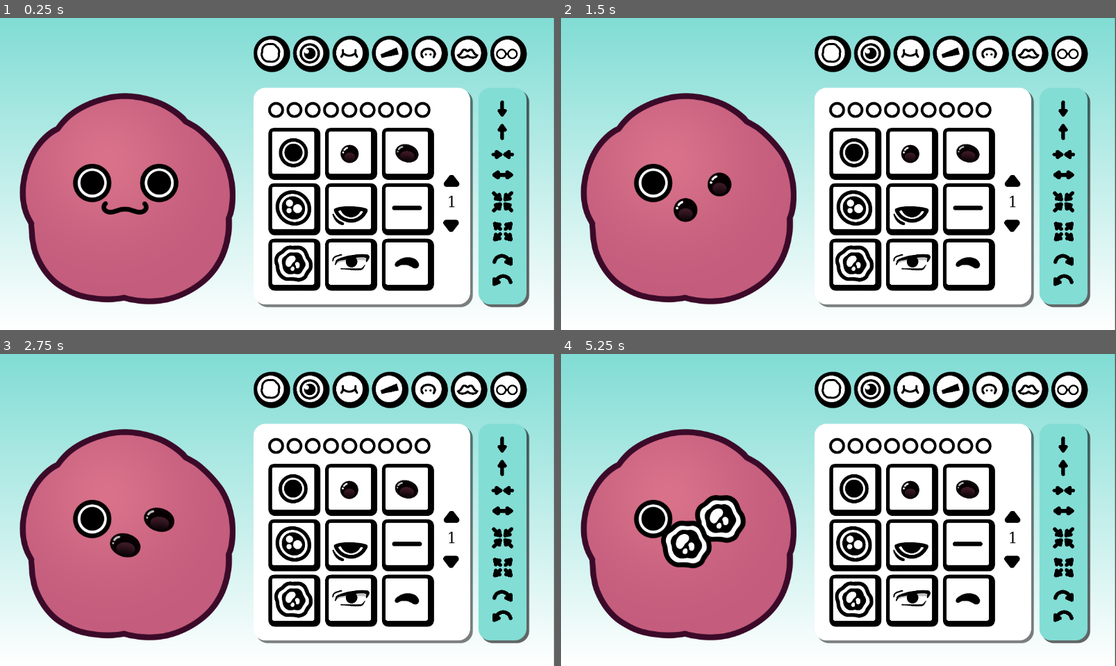
Above: before the commit, frames 1-4 (two rows, left to right).
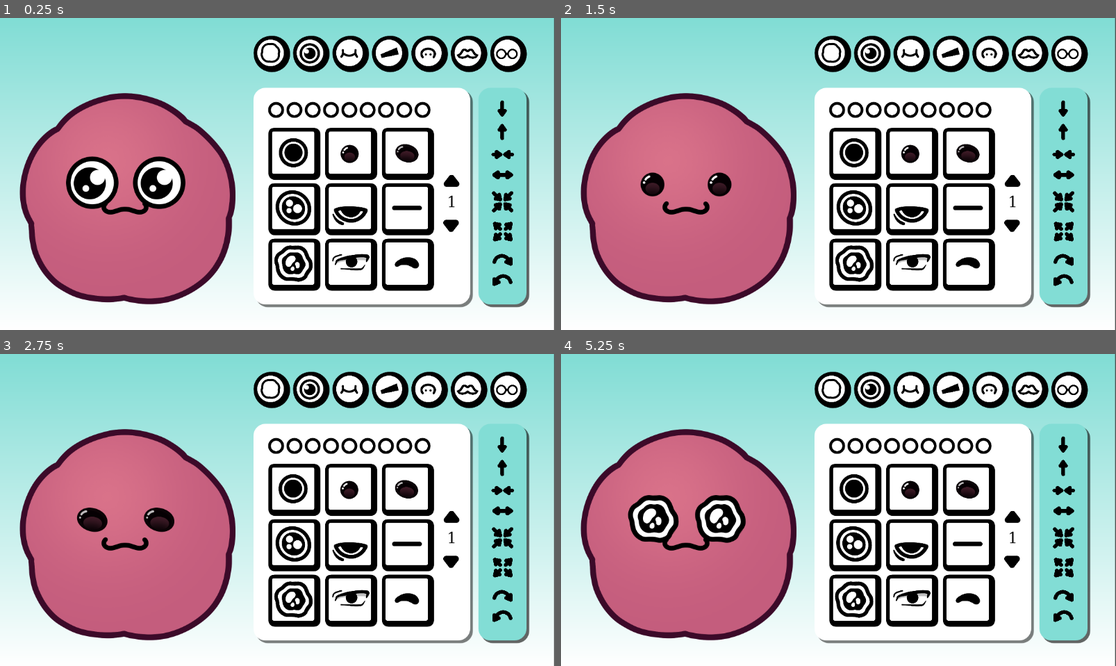
Above: after the commit, the same moments.

Repository: MoaOrLess/FloofMaker
Game: Godot game, scene res://SCENES/learning_2.tscn
Same seed, same stepped clock (60 frames per second), same inputs: the game is played once before the commit and once after it. This scene is started directly instead of the project's main scene.
Inputs (mouse positions are in pixels of both pictures, inside the frame that each line leads up to):
- Up to frame 1 (0.25 s): no input
- Up to frame 2 (1.5 s): click (855, 155) at 0.5 s; click (910, 155) at 1.27 s
- Up to frame 3 (2.75 s): click (405, 491) at 2.02 s
- Up to frame 4 (5.25 s): click (855, 544) at 2.77 s; click (910, 544) at 3.52 s; click (966, 544) at 4.27 s; click (855, 600) at 5.02 s

The runs differ from the first frame. In frame 1, 2.1% of the frame differs, in the area x 11-34%, y 44-62%; in frame 2, 0.9%; in frame 3, 1.0%; in frame 4, 1.9%.

Commit message:
Eyes and mouth can be picked seperate, begining of item move and scale

Diff:
--- a/SCENES/eye_prefab.gd
+++ b/SCENES/eye_prefab.gd
@@ -2,14 +2,18 @@
 
 @onready var eye_sprite: Sprite2D = $EyeSprite
 const EYE_STARE = preload("res://ART/Eye Stare.png")
+const EYE_CROSSED = preload("res://ART/Eye Crossed.png")
 var eye_mirror
 var texture
 # Called when the node enters the scene tree for the first time.
 func _ready() -> void:
+	eye_sprite.texture = EYE_CROSSED
 	eye_mirror = Sprite2D.new()
 	add_child(eye_mirror)
-	eye_mirror.texture = EYE_STARE
+	eye_mirror.texture = EYE_CROSSED
+	eye_mirror.flip_h
 	eye_mirror.position = Vector2(-139,0)
+
 
 
 # Called every frame. 'delta' is the elapsed time since the previous frame.
--- a/SCENES/learning_2.gd
+++ b/SCENES/learning_2.gd
@@ -73,6 +73,9 @@
 var category_index
 
 var eye_sprite
+var current_category = 1
+var cat_eyes
+var cat_mouth
 var current_sprite_eye: Sprite2D = null
 var current_sprite_mouth: Sprite2D = null
 
@@ -82,9 +85,11 @@
 	create_Icon_option_buttons()
 
 
+
 # Called every frame. 'delta' is the elapsed time since the previous frame.
 func _process(delta: float) -> void:
 	number_page()
+	print(current_category)
 
 func number_page():
 	page_number.text = str(page + 1)
@@ -150,10 +155,11 @@
 
 
 func _on_page_down_pressed() -> void:
-	if (page + 1) * 9 < EyeOption.size():
-		page += 1
-		clear_option_buttons()
-		create_eye_option_buttons()
+	if current_category == 1:
+		if (page + 1) * 9 < EyeOption.size():
+			page += 1
+			clear_option_buttons()
+			create_eye_option_buttons()
 
 
 func category_button_pressed(category_index):
@@ -161,9 +167,13 @@
 	if category_index == 0:
 		pass
 	if  category_index == 1:
+		page = 0
+		current_category = 1
 		clear_option_buttons()
 		create_eye_option_buttons()
 	if  category_index == 2:
+		page = 0
+		current_category = 2
 		clear_option_buttons()
 		create_mouth_option_buttons()
 	#if  CategoryOption[2]:
@@ -178,11 +188,51 @@
 
 
 func change_texture_eye(texture):
+	var MirrorSprite = eye_prefab.get_node("EyeSprite")
 	if current_sprite_eye != null:
 		eye_prefab.eye_sprite.texture = texture
-	eye_prefab.eye_sprite.texture = texture
+	if current_category == 1:
+		#eye_prefab.eye_sprite.texture = texture
+		MirrorSprite.texture = texture
+		eye_prefab.eye_mirror.texture = texture
+
+
 
 func change_texture_mouth(texture):
 	if current_sprite_mouth != null:
 		mouth_prefab.mouth_sprite.texture = texture
-	mouth_prefab.mouth_sprite.texture = texture
+	if current_category == 2:
+		mouth_prefab.mouth_sprite.texture = texture
+
+
+
+func Item_Up_Button_Pressed() -> void:
+	var item_move = 10
+	if current_category == 1:
+		eye_prefab.eye_mirror.position.y -= item_move
+	if current_category == 2:
+		mouth_prefab.position.y -= item_move
+
+
+func _on_item_down_pressed() -> void:
+	var item_move = 10
+	if current_category == 1:
+		eye_prefab.eye_mirror.position.y += item_move
+	if current_category == 2:
+		mouth_prefab.position.y += item_move
+
+
+func _on_item_shrink_pressed() -> void:
+	var item_scale = 0.05
+	if current_category == 1:
+		eye_prefab.eye_mirror.scale += Vector2(item_scale,item_scale)
+	if current_category == 2:
+		mouth_prefab.scale += Vector2(item_scale,item_scale)
+
+
+func _on_item_zoom_pressed() -> void:
+	var item_scale = 0.05
+	if current_category == 1:
+		eye_prefab.eye_mirror.scale -= Vector2(item_scale,item_scale)
+	if current_category == 2:
+		mouth_prefab.scale -= Vector2(item_scale,item_scale)
--- a/SCENES/learning_2.tscn
+++ b/SCENES/learning_2.tscn
@@ -289,7 +289,7 @@
 offset_bottom = 595.0
 theme_override_styles/panel = SubResource("StyleBoxFlat_6mxl8")
 
-[node name="TextureButton" type="TextureButton" parent="UI/SidePanel"]
+[node name="Item Up" type="TextureButton" parent="UI/SidePanel"]
 layout_mode = 0
 offset_left = 20.0
 offset_top = 62.0
@@ -298,7 +298,7 @@
 scale = Vector2(0.2, 0.2)
 texture_normal = ExtResource("2_l6esw")
 
-[node name="TextureButton8" type="TextureButton" parent="UI/SidePanel"]
+[node name="Item Down" type="TextureButton" parent="UI/SidePanel"]
 layout_mode = 0
 offset_left = 20.0
 offset_top = 13.0
@@ -308,7 +308,7 @@
 texture_normal = ExtResource("2_l6esw")
 flip_v = true
 
-[node name="TextureButton2" type="TextureButton" parent="UI/SidePanel"]
+[node name="Item Closer" type="TextureButton" parent="UI/SidePanel"]
 layout_mode = 0
 offset_left = 20.0
 offset_top = 109.0
@@ -317,7 +317,7 @@
 scale = Vector2(0.2, 0.2)
 texture_normal = ExtResource("3_aqovp")
 
-[node name="TextureButton3" type="TextureButton" parent="UI/SidePanel"]
+[node name="Item Further" type="TextureButton" parent="UI/SidePanel"]
 layout_mode = 0
 offset_left = 20.0
 offset_top = 151.0
@@ -326,7 +326,7 @@
 scale = Vector2(0.2, 0.2)
 texture_normal = ExtResource("4_kx4j1")
 
-[node name="TextureButton4" type="TextureButton" parent="UI/SidePanel"]
+[node name="Item Shrink" type="TextureButton" parent="UI/SidePanel"]
 layout_mode = 0
 offset_left = 20.0
 offset_top = 206.0
@@ -335,7 +335,7 @@
 scale = Vector2(0.2, 0.2)
 texture_normal = ExtResource("5_tr8ew")
 
-[node name="TextureButton5" type="TextureButton" parent="UI/SidePanel"]
+[node name="Item Zoom" type="TextureButton" parent="UI/SidePanel"]
 layout_mode = 0
 offset_left = 20.0
 offset_top = 268.0
@@ -344,7 +344,7 @@
 scale = Vector2(0.2, 0.2)
 texture_normal = ExtResource("6_66r7e")
 
-[node name="TextureButton6" type="TextureButton" parent="UI/SidePanel"]
+[node name="Item Rot Right" type="TextureButton" parent="UI/SidePanel"]
 layout_mode = 0
 offset_left = 20.0
 offset_top = 329.0
@@ -353,7 +353,7 @@
 scale = Vector2(0.2, 0.2)
 texture_normal = ExtResource("7_q66o3")
 
-[node name="TextureButton7" type="TextureButton" parent="UI/SidePanel"]
+[node name="Item Rot left" type="TextureButton" parent="UI/SidePanel"]
 layout_mode = 0
 offset_left = 20.0
 offset_top = 371.0
@@ -447,12 +447,12 @@
 position = Vector2(260, 346)
 scale = Vector2(0.5, 0.5)
 
+[node name="MouthPrefab" parent="UI" instance=ExtResource("11_32im6")]
+position = Vector2(260, 395)
+scale = Vector2(0.5, 0.5)
+
 [node name="EyePrefab" parent="UI" instance=ExtResource("9_kudht")]
 position = Vector2(261, 342)
-scale = Vector2(0.5, 0.5)
-
-[node name="MouthPrefab" parent="UI" instance=ExtResource("11_32im6")]
-position = Vector2(260, 395)
 scale = Vector2(0.5, 0.5)
 
 [node name="UiLook" type="Sprite2D" parent="UI"]
@@ -463,3 +463,7 @@
 
 [connection signal="pressed" from="UI/MainPanel/PageUp" to="." method="_on_page_up_pressed"]
 [connection signal="pressed" from="UI/MainPanel/PageDown" to="." method="_on_page_down_pressed"]
+[connection signal="pressed" from="UI/SidePanel/Item Up" to="." method="Item_Up_Button_Pressed"]
+[connection signal="pressed" from="UI/SidePanel/Item Down" to="." method="_on_item_down_pressed"]
+[connection signal="pressed" from="UI/SidePanel/Item Shrink" to="." method="_on_item_shrink_pressed"]
+[connection signal="pressed" from="UI/SidePanel/Item Zoom" to="." method="_on_item_zoom_pressed"]
